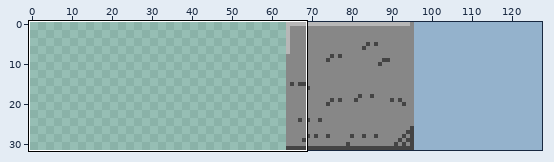
Two states of a sprite sheet, assets/tiles.png. Above, an overview of the earlier version with the close-up marked.
Close-up. As it was:
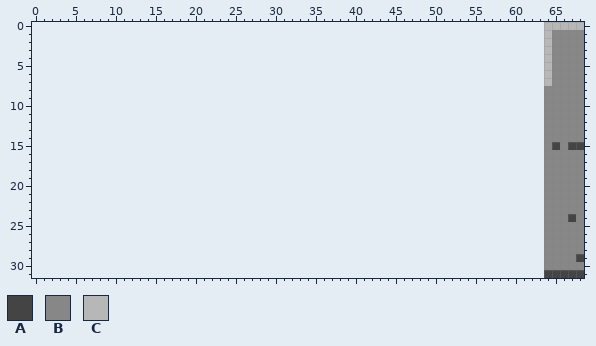
The file is 128x64 pixels, drawn in blocks of 2x2; one block is one cell here. Shown: x 0..68, y 0..31. The old version is drawn lined up with the new one, on the new canvas.
Palette (. is transparent): A #444444  B #878787  C #b7b7b7
Pixels before, first column x 64:
 0 CCCCC
 1 CBBBB
 2 CBBBB
 3 CBBBB
 4 CBBBB
 5 CBBBB
 6 CBBBB
 7 CBBBB
 8 BBBBB
 9 BBBBB
10 BBBBB
11 BBBBB
12 BBBBB
13 BBBBB
14 BBBBB
15 BABAA
16 BBBBB
17 BBBBB
18 BBBBB
19 BBBBB
20 BBBBB
21 BBBBB
22 BBBBB
23 BBBBB
24 BBBAB
25 BBBBB
26 BBBBB
27 BBBBB
28 BBBBB
29 BBBBA
30 BBBBB
31 AAAAA
Now the later version:
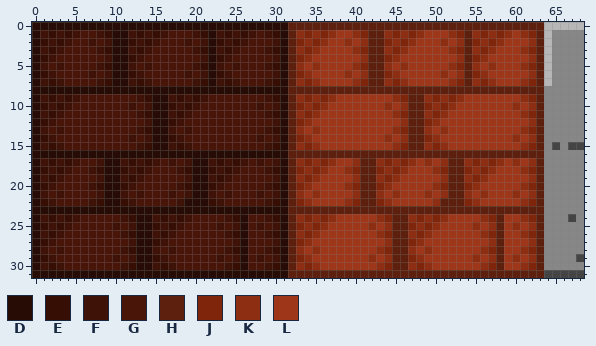
Colours new in this view: D #270c06  E #370e04  F #3f1207  G #491509  H #5d200f  J #7e250c  K #8d2d12  L #9e3619
The edit:
canvas 64x32 -> 128x32, the old top-left corner now at 64,0
Changed rows in their new state; - is an unchanged pixel.
first column x 0:
 0 DDDDDDDDDDDDDDDDDDDDDDDDDDDDDDDDHHHHHHHHHHHHHHHHHHHHHHHHHHHHHHHH
 1 DFEFEFGGFEDDFEFEFGGGFEDFEFEFGFEDHKJKJKLLKJHHKJKJKLLLKJHKJKJKLKJH
 2 DEFEFGGFGFDDEFEFGGGFGFDEFEFGGGFDHJKJKLLKLKHHJKJKLLLKLKHJKJKLLLKH
 3 DFEFGGGGFEDDFEFGGGGGFEDFEFGGGFEDHKJKLLLLKJHHKJKLLLLLKJHKJKLLLKJH
 4 DEFGGGGGGFDDEFGGGGGGGFDEFGGGGGFDHJKLLLLLLKHHJKLLLLLLLKHJKLLLLLKH
 5 DFGFGGGGFEDDFGFGGGGGFEDFGFGGGFEDHKLKLLLLKJHHKLKLLLLLKJHKLKLLLKJH
 6 DEFGGGGFGFDDEFGGGGGFGFDEFGGGGGFDHJKLLLLKLKHHJKLLLLLKLKHJKLLLLLKH
 7 DFEFGGGGFEDDFEFGGGGGFEDFEFGGGFEDHKJKLLLLKJHHKJKLLLLLKJHKJKLLLKJH
 8 DDDDDDDDDDDDDDDDDDDDDDDDDDDDDDDDHHHHHHHHHHHHHHHHHHHHHHHHHHHHHHHH
 9 DFEFEFGGGGGGGFEDDFEFEFGGGGGGGFEDHKJKJKLLLLLLLKJHHKJKJKLLLLLLLKJH
10 DEFEFGGGGGGGFGFDDEFEFGGGGGGGFGFDHJKJKLLLLLLLKLKHHJKJKLLLLLLLKLKH
11 DFEFGGGGGGGGGFEDDFEFGGGGGGGGGFEDHKJKLLLLLLLLLKJHHKJKLLLLLLLLLKJH
12 DEFGGGGGGGGGGGFDDEFGGGGGGGGGGGFDHJKLLLLLLLLLLLKHHJKLLLLLLLLLLLKH
13 DFGFGGGGGGGGGFEDDFGFGGGGGGGGGFEDHKLKLLLLLLLLLKJHHKLKLLLLLLLLLKJH
14 DEFGGGGGGGGGFGFDDEFGGGGGGGGGFGFDHJKLLLLLLLLLKLKHHJKLLLLLLLLLKLKH
15 DFEFGGGGGGGGGFEDDFEFGGGGGGGGGFEDHKJKLLLLLLLLLKJHHKJKLLLLLLLLLKJH
16 DDDDDDDDDDDDDDDDDDDDDDDDDDDDDDDDHHHHHHHHHHHHHHHHHHHHHHHHHHHHHHHH
17 DFEFEFGGFDDFEFEFGFGFDDFEFEFGFGFDHKJKJKLLKHHKJKJKLKLKHHKJKJKLKLKH
18 DEFEFGGFEDDEFEFGGGFEDDEFEFGGGFEDHJKJKLLKJHHJKJKLLLKJHHJKJKLLLKJH
19 DFEFGGGGFDDFEFGGGGGFDDFEFGGGGGFDHKJKLLLLKHHKJKLLLLLKHHKJKLLLLLKH
20 DEFGGGGFEDDEFGGGGGFEDDEFGGGGGFEDHJKLLLLKJHHJKLLLLLKJHHJKLLLLLKJH
21 DFGFGGGGFDDFGFGGGFGFDDFGFGGGFGFDHKLKLLLLKHHKLKLLLKLKHHKLKLLLKLKH
22 DEFGGGGFEDDEFGGGGGFDDDEFGGGGGFEDHJKLLLLKJHHJKLLLLLKHHHJKLLLLLKJH
23 DDDDDDDDDDDDDDDDDDDDDDDDDDDDDDDDHHHHHHHHHHHHHHHHHHHHHHHHHHHHHHHH
24 DFEFEFGGGGGFEDDFEFEFGGGGFEDGGFEDHKJKJKLLLLLKJHHKJKJKLLLLKJHLLKJH
25 DEFEFGGGGGFGFDDEFEFGGGGFGFDGFGFDHJKJKLLLLLKLKHHJKJKLLLLKLKHLKLKH
26 DFEFGGGGGGGFEDDFEFGGGGGGFEDGGFEDHKJKLLLLLLLKJHHKJKLLLLLLKJHLLKJH
27 DEFGGGGGGGGGFDDEFGGGGGGGGFDGGGFDHJKLLLLLLLLLKHHJKLLLLLLLLKHLLLKH
28 DFGFGGGGGGGFEDDFGFGGGGGGFEDGGFEDHKLKLLLLLLLKJHHKLKLLLLLLKJHLLKJH
29 DEFGGGGGGGFGFDDEFGGGGGGFGFDGFGFDHJKLLLLLLLKLKHHJKLLLLLLKLKHLKLKH
30 DFEFGGGGGGGFEDDFEFGGGGGGFEDGGFEDHKJKLLLLLLLKJHHKJKLLLLLLKJHLLKJH
31 DDDDDDDDDDDDDDDDDDDDDDDDDDDDDDDDHHHHHHHHHHHHHHHHHHHHHHHHHHHHHHHH
Boxes around the changes in both close-ups, in picture pixels (x1, y1, x2, y2):
added: (32, 22, 544, 278)
